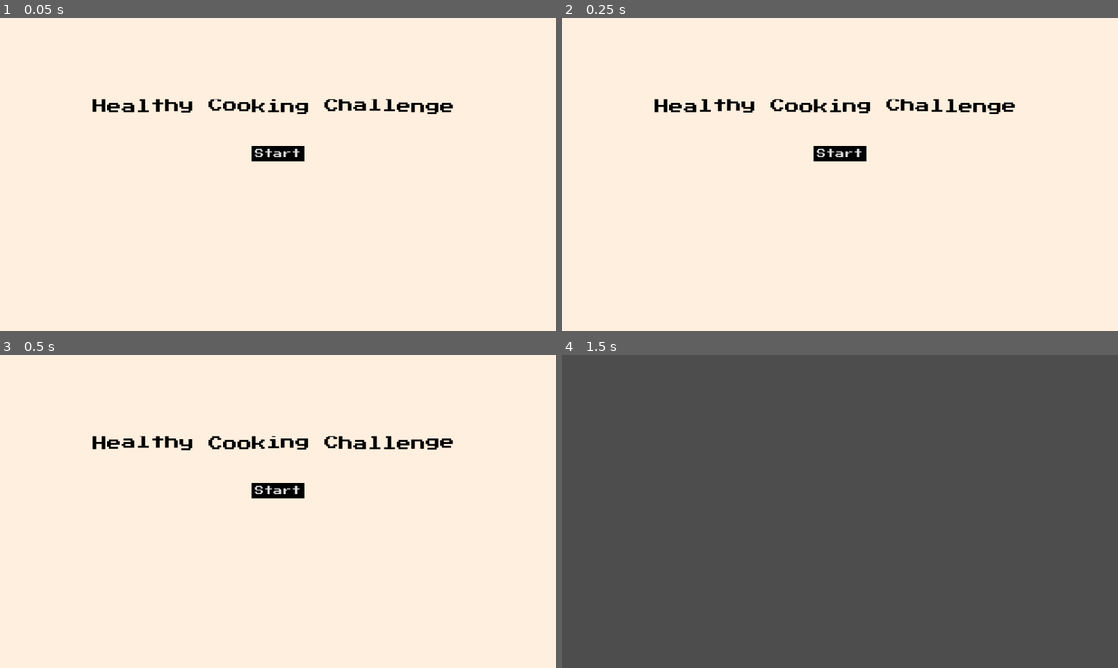
Above: before the commit, frames 1-4 (two rows, left to right).
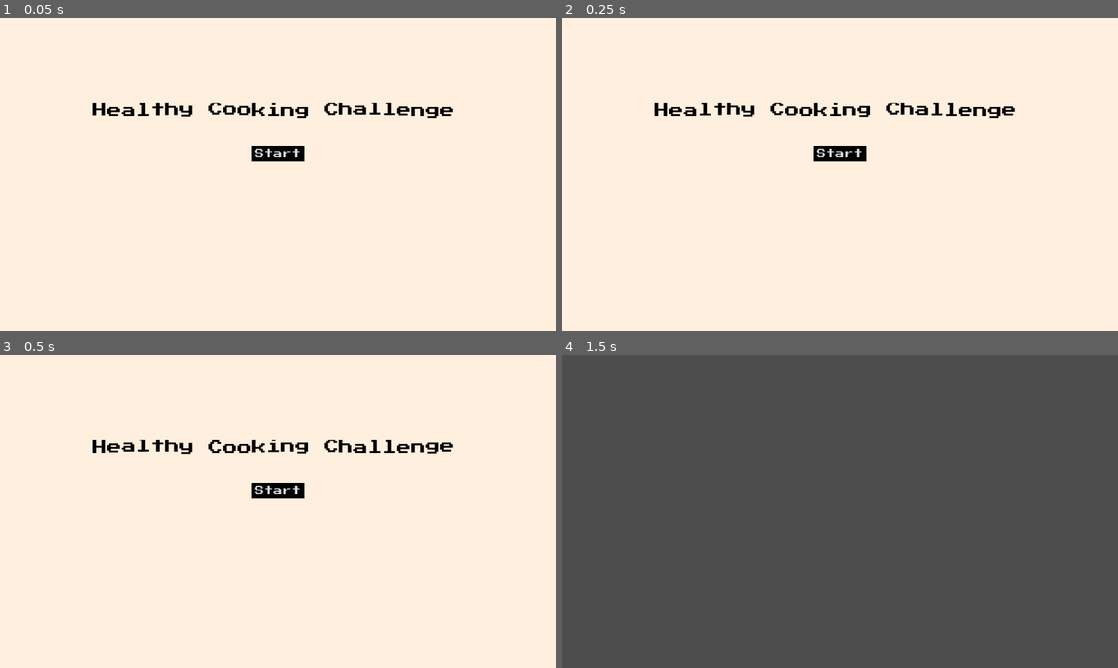
Above: after the commit, the same moments.

Repository: xeltux/Healthy-Cooking-Challenge
Game: Godot game, scene res://Scenes/Start-screen.tscn
Two runs of this game, one before a commit and one after it. Both use one fixed random seed, a clock stepped at 60 frames per second and the inputs below.
Inputs:
- Up to frame 1 (0.05 s): no input
- Up to frame 2 (0.25 s): no input
- Up to frame 3 (0.5 s): no input
- Up to frame 4 (1.5 s): click "Start" at 0.5 s; tap Enter at 1.25 s

The runs differ from the first frame. In frame 1, 1.4% of the frame differs, in the area x 16-82%, y 25-32%; in frame 2, 1.4%; in frame 3, 1.4%; in frame 4, nothing differs.

Commit message:
Update Start-screen.tscn

Diff:
--- a/Scenes/Start-screen.tscn
+++ b/Scenes/Start-screen.tscn
@@ -30,7 +30,7 @@
 
 [node name="RichTextLabel" type="RichTextLabel" parent="."]
 offset_left = 192.0
-offset_top = 168.0
+offset_top = 176.0
 offset_right = 960.0
 offset_bottom = 240.0
 theme = ExtResource("1_gngw8")
